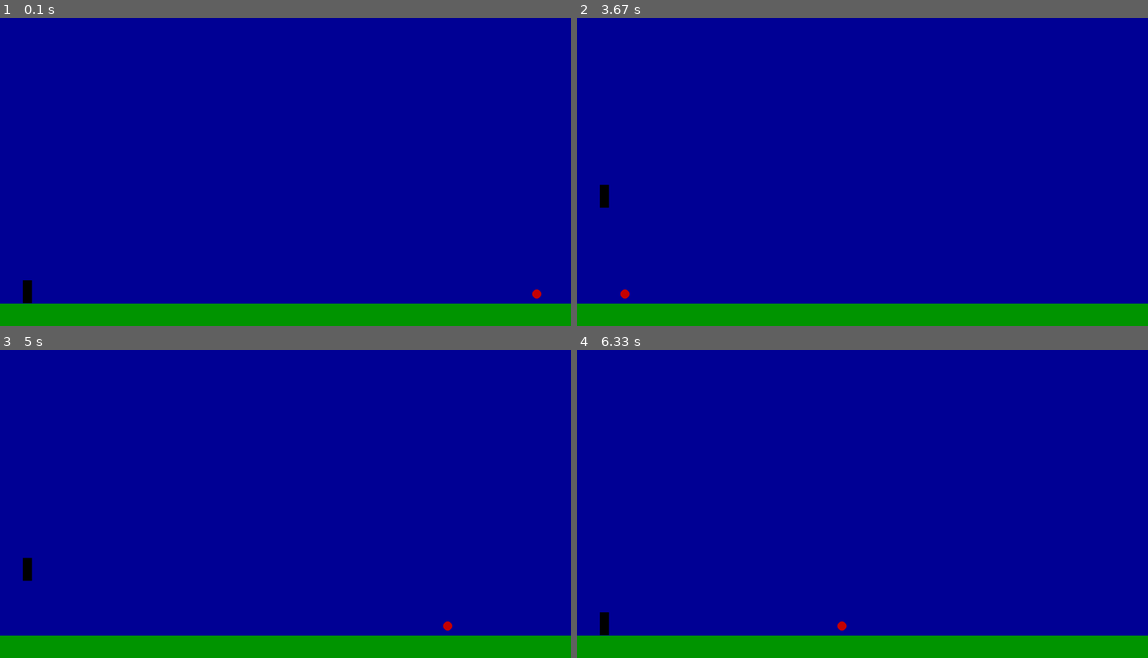
Above: before the commit, frames 1-4 (two rows, left to right).
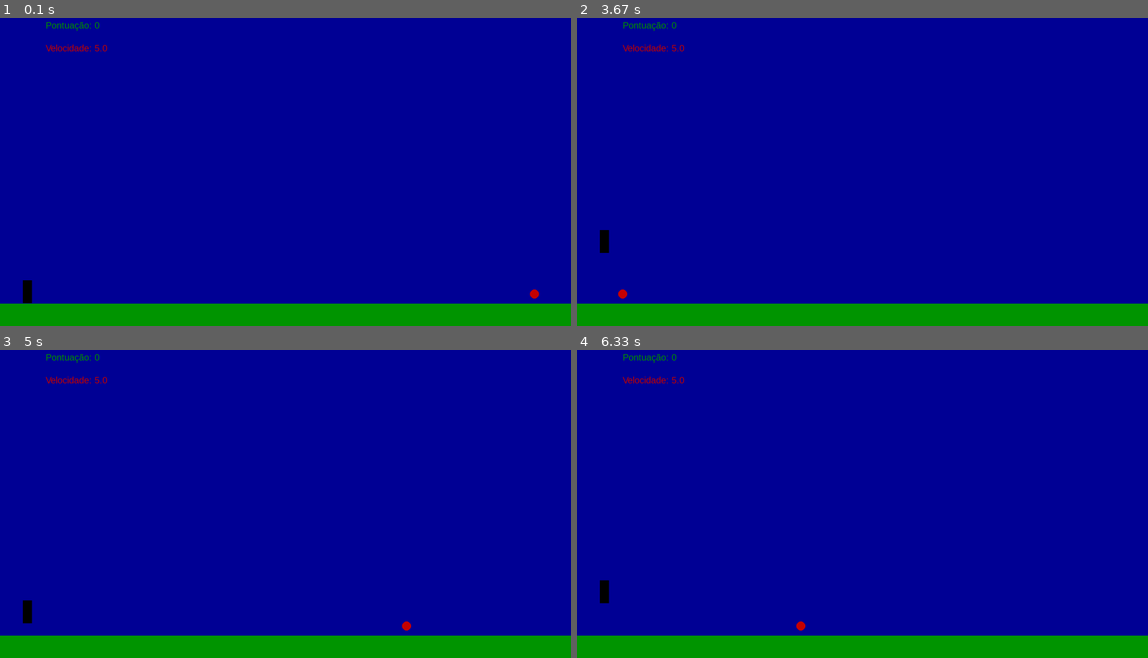
Above: after the commit, the same moments.

Repository: Leonardohora/python
Game: pygame game, started from praticas_pygame2.py
Same seed, same stepped clock (60 frames per second), same inputs: the game is played once before the commit and once after it.
Inputs:
- Up to frame 1 (0.1 s): no input
- Up to frame 2 (3.67 s): tap Space at 3.33 s
- Up to frame 3 (5 s): tap Space at 3.73, 4.03, 4.23, 4.57, 4.87 s
- Up to frame 4 (6.33 s): tap Space at 5.07, 5.37, 5.63, 5.97, 6.27 s

The runs differ from the first frame. In frame 1, 0.3% of the frame differs, in the area x 8-95%, y 1-92%; in frame 2, 0.5%; in frame 3, 0.6%, in the area x 4-80%, y 1-92%; in frame 4, 0.6%.

Commit message:
Add files via upload
jogo do Dino 50%.

Diff:
--- a/praticas_pygame2.py
+++ b/praticas_pygame2.py
@@ -1,72 +1,114 @@
 import pygame
 import sys
-import time
 
 pygame.init()
 
-#config do jogo
-#--------------------------------------------------
+# Configurações do jogo
+# --------------------------------------------------
 velocidade_jogo = 60
 tempodojogo = pygame.time.Clock()
 largura, altura = 1250, 720
 tela = pygame.display.set_mode((largura, altura))
-chaoinicio = [0, altura]
-chaofim = [largura, altura]
-colisao_chao = [chaoinicio, chaofim]
+chaoinicio = (0, altura)
+chaofim = (largura, altura)
+colisao_chao = (chaoinicio, chaofim)
 vermelho = (200, 0, 0)
 preto = (0, 0, 0)
 verde = (0, 150, 0)
 azul = (0, 0, 150)
-#-------------------------------------------------
+# --------------------------------------------------
 
-#config do quadrado
-#-------------------------------------------------
-quadrado = [50, 620 ,20, 50]
+# Configurações do quadrado
+# --------------------------------------------------
+quadrado = pygame.Rect(50, 620, 20, 50)
 quadrado_vel = 0
-gravidade = 1
-#-------------------------------------------------
+gravidade = 1.5
+# --------------------------------------------------
 
-#config circulo
-#-------------------------------------------------
-circulo = [1200, 650]
+# Inicializa a fonte
+fonte = pygame.font.SysFont("Arial", 20)
+
+# Configurações do círculo
+# --------------------------------------------------
+circulo = [1200, 650] #posição do circulo
 circulo_vel = 5
 raio = 10
-#-------------------------------------------------
+pontos = 0
+# --------------------------------------------------
+
+def dificuldade(pontos, circulo_vel):
+    if pontos >= 10 and pontos < 20:
+        circulo_vel += 0.1
+
+    elif pontos >= 20 and pontos < 30:
+        circulo_vel += 0.2
+
+    elif pontos >= 30 and pontos < 40:
+        circulo_vel += 0.3
+
+    elif pontos >= 40 and pontos < 50:
+        circulo_vel += 0.4
+
+    elif pontos >= 50 and pontos < 60:
+        circulo_vel += 0.5
+
+    return circulo_vel
+
+
+def colisao(circulo, quadrado):
+    circulo_colisao = pygame.Rect(circulo[0] - raio, circulo[1] - raio, raio*2, raio*2)
+    return quadrado.colliderect(circulo_colisao)
 
 no_ar = False
 
 rodando = True
 while rodando:
+    tela.fill(azul)
     for evento in pygame.event.get():
         if evento.type == pygame.QUIT:
             rodando = False
             pygame.quit()
             sys.exit()
 
+        #futuros controles
         elif evento.type == pygame.KEYDOWN:
             if evento.key == pygame.K_SPACE and not no_ar:
                 quadrado_vel = -20
                 no_ar = True
 
 
+    #movimentação do circulo
     circulo[0] -= circulo_vel
     if circulo[0] + raio < 0:
         circulo[0] = largura + raio
+        pontos += 1
+        circulo_vel = dificuldade(pontos, circulo_vel)
 
 
-    quadrado[1] += quadrado_vel
+
+    quadrado.y += quadrado_vel
     quadrado_vel += gravidade
 
-    if quadrado[1] >= 620:
-        quadrado[1] = 620
+    if quadrado.y >= 620:
+        quadrado.y = 620
         quadrado_vel = 0
         no_ar = False
 
+    # Verificar colisão
+    if colisao(circulo, quadrado):
+        pontos = 0
+        circulo_vel = 5
+        circulo[0] = largura + raio  # Redefine a posição do círculo
+        # lembrar de exibir uma mensagem de "Game Over"
 
-    tela.fill(azul)
+    mostrar_pontos = fonte.render(f"Pontuação: {pontos}", True, verde)
+    mostrar_velocidade = fonte.render(f"Velocidade: {circulo_vel:.1f}", True, vermelho)
+    tela.blit(mostrar_velocidade,(100, 100))
+    tela.blit(mostrar_pontos, (100, 50))
 
     pygame.draw.circle(tela, vermelho, circulo, raio)
     pygame.draw.rect(tela, preto, quadrado)
     pygame.draw.line(tela, verde, chaoinicio, chaofim, 100)
+
+    pygame.display.flip()
     tempodojogo.tick(velocidade_jogo)
-    pygame.display.flip()
